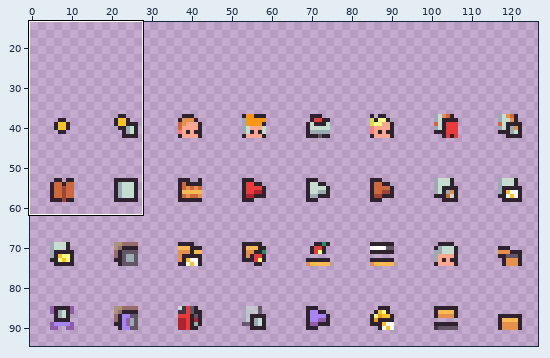
Two states of a pixel-art file, Projects/TastyRoad/Assets/Sprites/Dialog_Icons.aseprite. Above, an overview of the earlier version with the close-up marked.
Close-up. As it was:
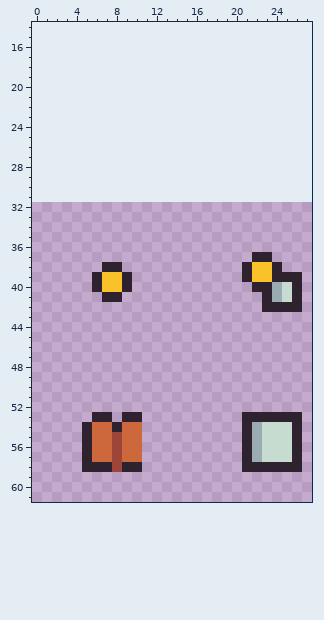
128x64 pixels, 1 frame. Shown: x 0..27, y 14..61. The old version is drawn lined up with the new one, on the new canvas. The wide view leaves out empty margins.
And afterwards:
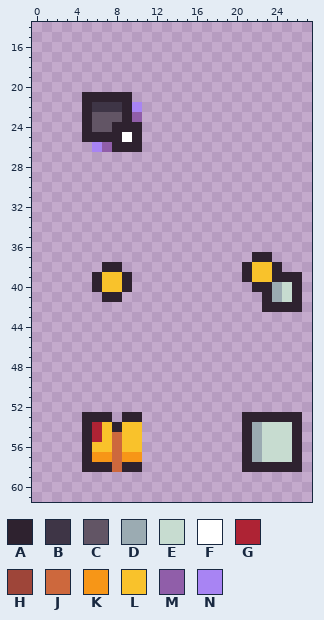
Palette (. is transparent): A #2e222f  B #3e3546  C #625565  D #9babb2  E #c7dcd0  F #ffffff  G #ae2334  H #9e4539  J #cd683d  K #f79617  L #f9c22b  M #905ea9  N #a884f3
Diff:
canvas 128x64 -> 128x96, the old top-left corner now at 0,32
Colour A is added in row 21 at x 5 to 9; in rows 22 to 23 at x 5 and 9; in row 24 at x 5 and 8 to 10; in row 25 at x 5 to 8 and 10; in row 26 at x 8 to 10; in row 53 at x 5.
Colour B is added in row 22 at x 6 to 8.
Colour C is added in row 23 at x 6 to 8; in row 24 at x 6 to 7.
Colour F is added in row 25 at x 9.
Colour G replaces colour J in rows 54 to 55 at x 6.
Colour J replaces colour H in rows 55 to 58 at x 8.
Colour K replaces colour J in row 57 at x 6 to 7 and 9 to 10.
Colour L replaces colour J in rows 54 to 55 at x 7 and 9 to 10; in row 56 at x 6 to 7 and 9 to 10.
Colour M is added in row 23 at x 10; in row 26 at x 7.
Colour N is added in row 22 at x 10; in row 26 at x 6.
Changed places in both close-ups, as pixel boxes (x1, y1, x2, y2):
added: (82, 92, 142, 152)
changed: (82, 412, 142, 472)
